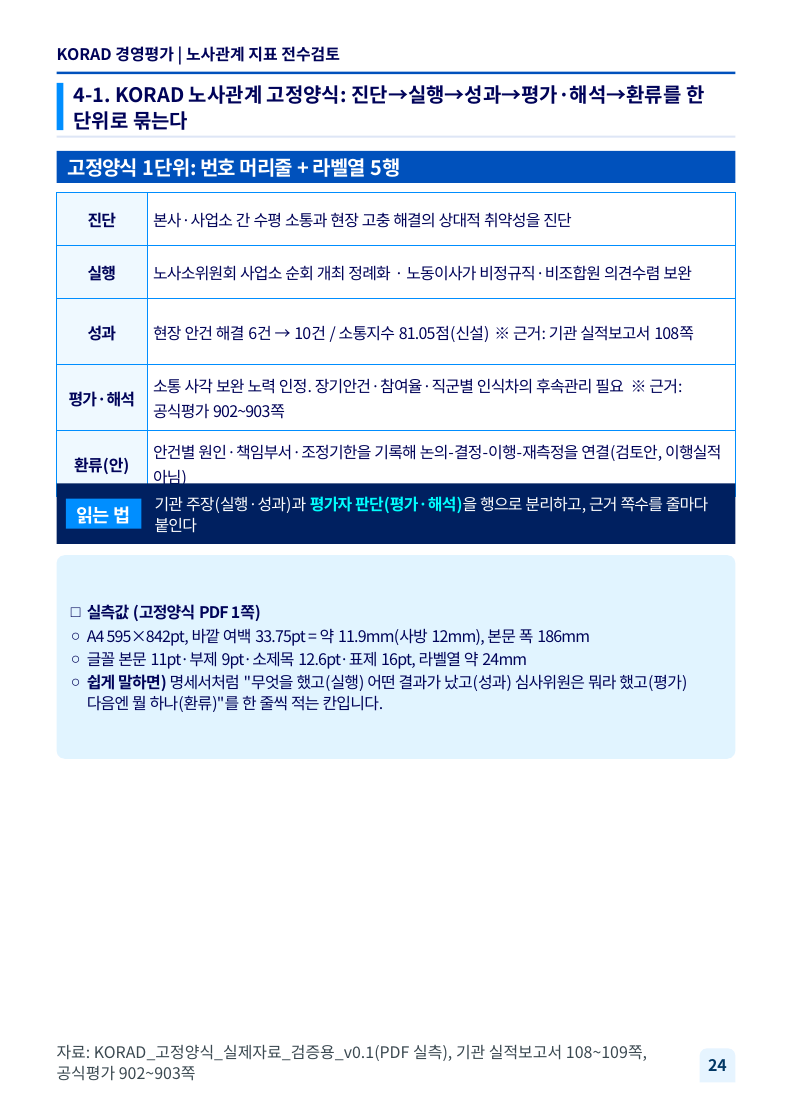
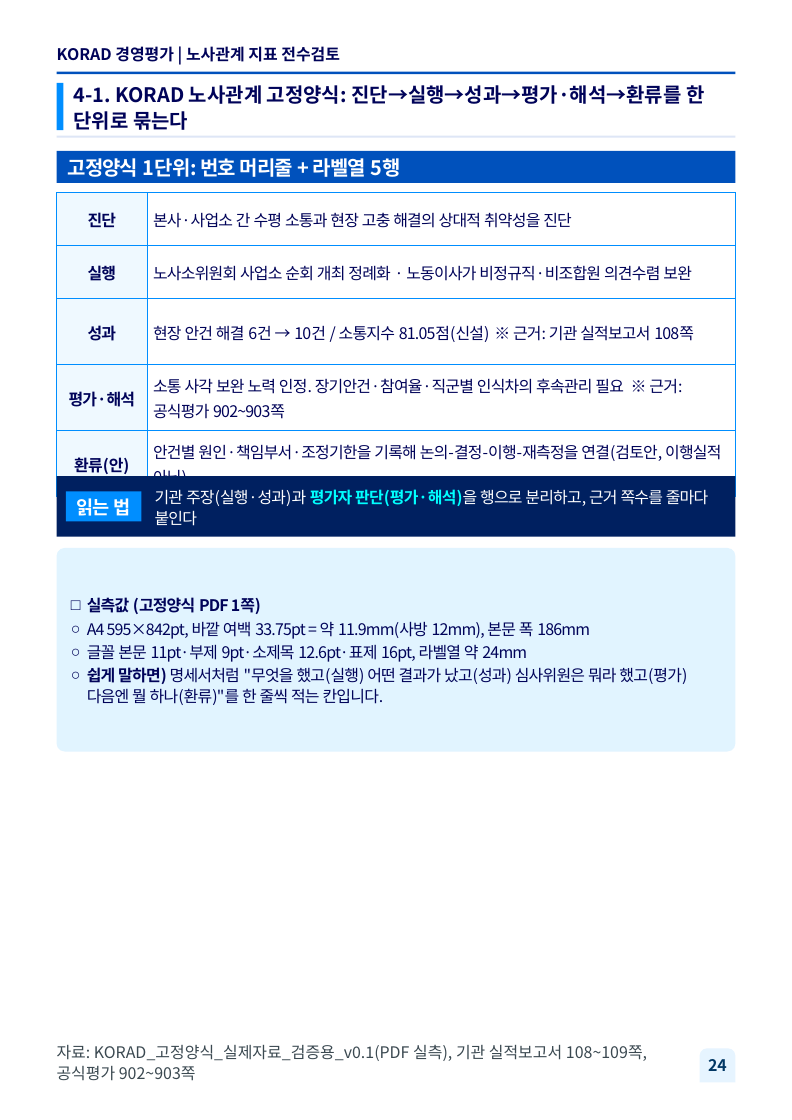
Before and after one commit to khjlsi-creator/claude, a slide deck: slide 24 of korad-경영평가-ppt/KORAD_경영평가_노사관계_A4세로.pptx. Drawn at 792x1120 pixels with LibreOffice and Linux fonts; fonts in the diff are those of the drawing; background and template pictures are left out. Boxes give left, top, right and bottom in pixels: in the first picture for what was removed or moved away, otherwise in the second. Text is boxed around its words. In the diff, an @@ line names an element or a change of style, - is before the commit and + after.

```diff
--- a/korad-경영평가-ppt/KORAD_경영평가_노사관계_A4세로.pptx
+++ b/korad-경영평가-ppt/KORAD_경영평가_노사관계_A4세로.pptx
@@ table: place and size @@
-table at [57,192,735,492]
+table at [57,192,735,480]
@@ 2 rectangles, 1 text: place and size @@
-2 rectangles, 1 text at [57,484,735,544]
+2 rectangles, 1 text at [57,476,735,536]
@@ rounded rectangle "실측값 (고정양식 PDF 1쪽)": place and size @@
-rounded rectangle "실측값 (고정양식 PDF 1쪽)" at [57,555,735,759]
+rounded rectangle "실측값 (고정양식 PDF 1쪽)" at [57,548,735,752]
```
Also in this commit, not shown: 6 other slides changed, 5 slides added, 6 other files.
